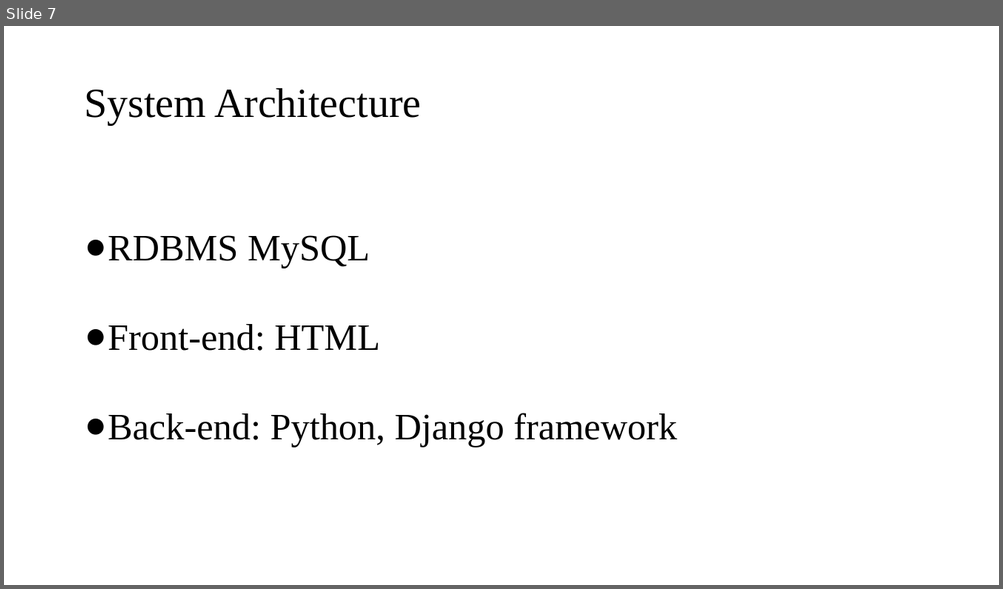
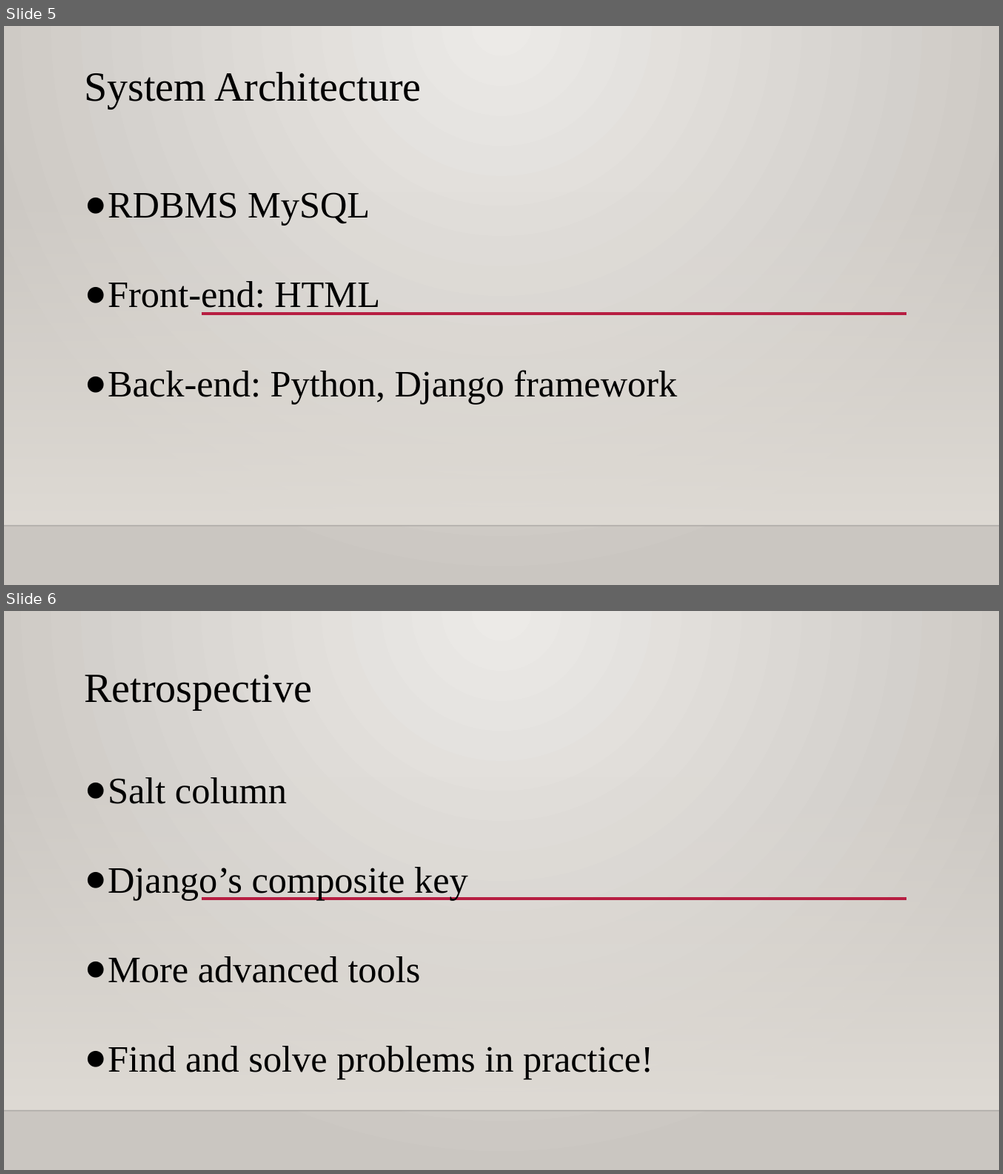
Before and after one commit to ljy95135/DB-Project-10, a slide deck: data/presentation.pptx. Shown one above the other, each under a label of ours: slide 7 before the commit, slides 5 and 6 after it. The pictures are 1003x589 and 1003x1174 pixels, drawn with LibreOffice and Linux fonts; fonts in the diff are those of the drawing; background and template pictures are left out. Boxes give left, top, right and bottom in pixels: in the first picture for what was removed or moved away, otherwise in the second. Text is boxed around its words. In the diff, an @@ line names an element or a change of style, - is before the commit and + after.

```diff
--- a/data/presentation.pptx
+++ b/data/presentation.pptx
@@ slide 6 added at (x1=4, y1=611, x2=999, y2=1170), background gradient #ECEAE7 to #CAC7C1; not listed: 3 template elements that a slide beside it also shows @@
@@ text added at (x1=85, y1=675, x2=312, y2=709), 40 pt, text #000000 @@
+Retrospective
@@ text added at (x1=108, y1=777, x2=653, y2=1080), 36 pt, text #000000 @@
+● Salt column
+● Django’s composite key
+● More advanced tools
+● Find and solve problems in practice!
@@ what was slide 7 is now slide 5 @@
@@ slide 5 changed as well @@
@@ background #FFFFFF to gradient #ECEAE7 to #CAC7C1 @@
@@ text "System Architecture" moved from (x1=85, y1=88, x2=421, y2=124) to (x1=85, y1=72, x2=421, y2=109) @@
@@ text "RDBMS MySQL" moved from (x1=108, y1=235, x2=677, y2=447) to (x1=108, y1=192, x2=677, y2=405) @@
@@ rectangle added at (x1=4, y1=191, x2=999, y2=526), fill gradient #DFDBD5 @@
@@ line added from (201, 314) to (906, 314), #B71E42 2.5 pt @@
@@ line added from (4, 526) to (999, 526), #000001 1 pt @@
```
Also in this commit, not shown: 6 other slides changed, 1 other slide added, 4 slides removed, 4 other files.
